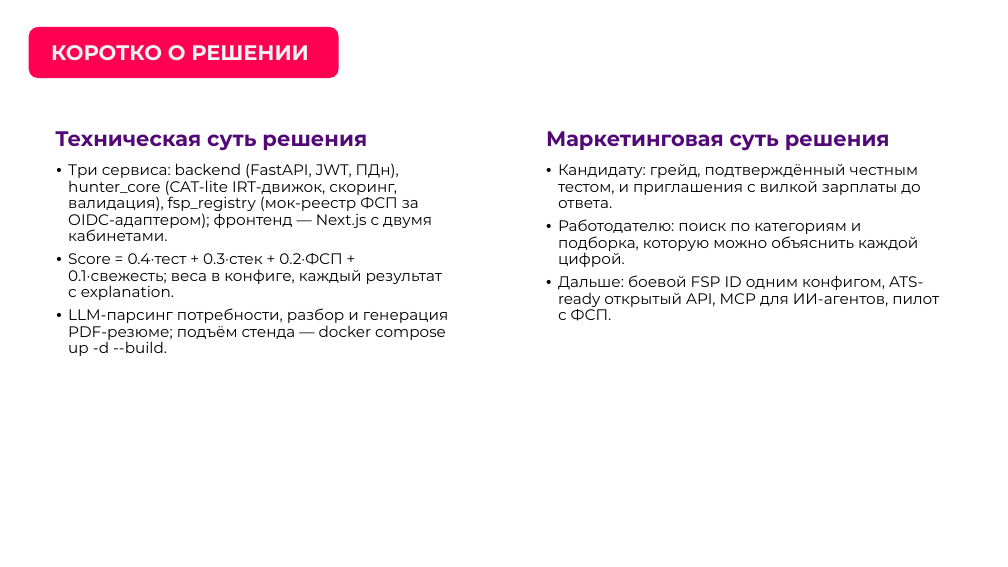
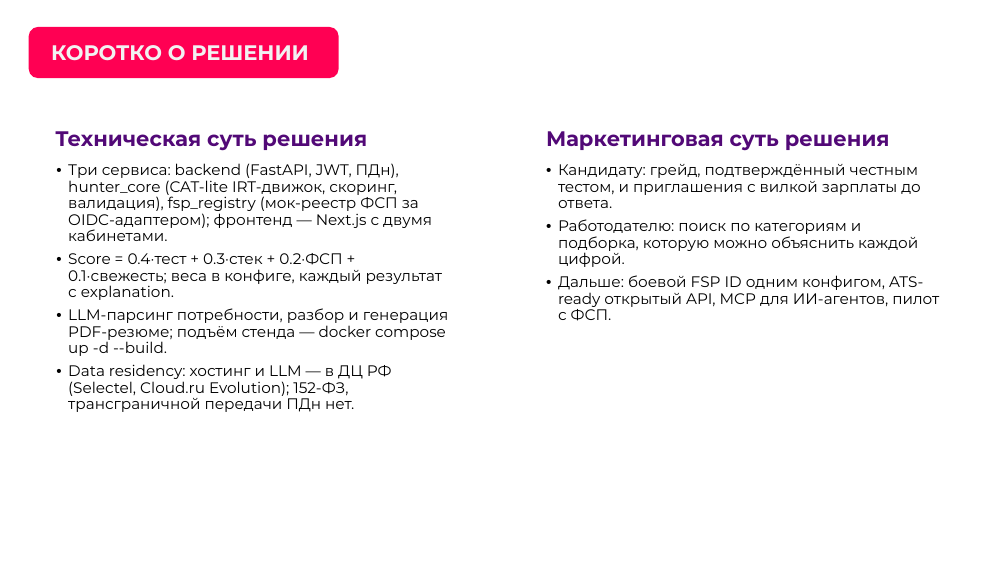
Before and after one commit to PirateThunder/piratehunter, a slide deck: slide 11 of deliverables/pitch/piratehunter-pitch.pptx. Drawn at 1008x567 pixels with LibreOffice and Linux fonts; fonts in the diff are those of the drawing; background and template pictures are left out. Boxes give left, top, right and bottom in pixels: in the first picture for what was removed or moved away, otherwise in the second. Text is boxed around its words. In the diff, an @@ line names an element or a change of style, - is before the commit and + after.

```diff
--- a/deliverables/pitch/piratehunter-pitch.pptx
+++ b/deliverables/pitch/piratehunter-pitch.pptx
@@ text at [68, 364, 392, 412]: paragraph added @@
+• Data residency: хостинг и LLM — в ДЦ РФ (Selectel, Cloud.ru Evolution); 152-ФЗ, трансграничной передачи ПДн нет.
```
Also in this commit, not shown: 1 other slide changed, 11 other files.
